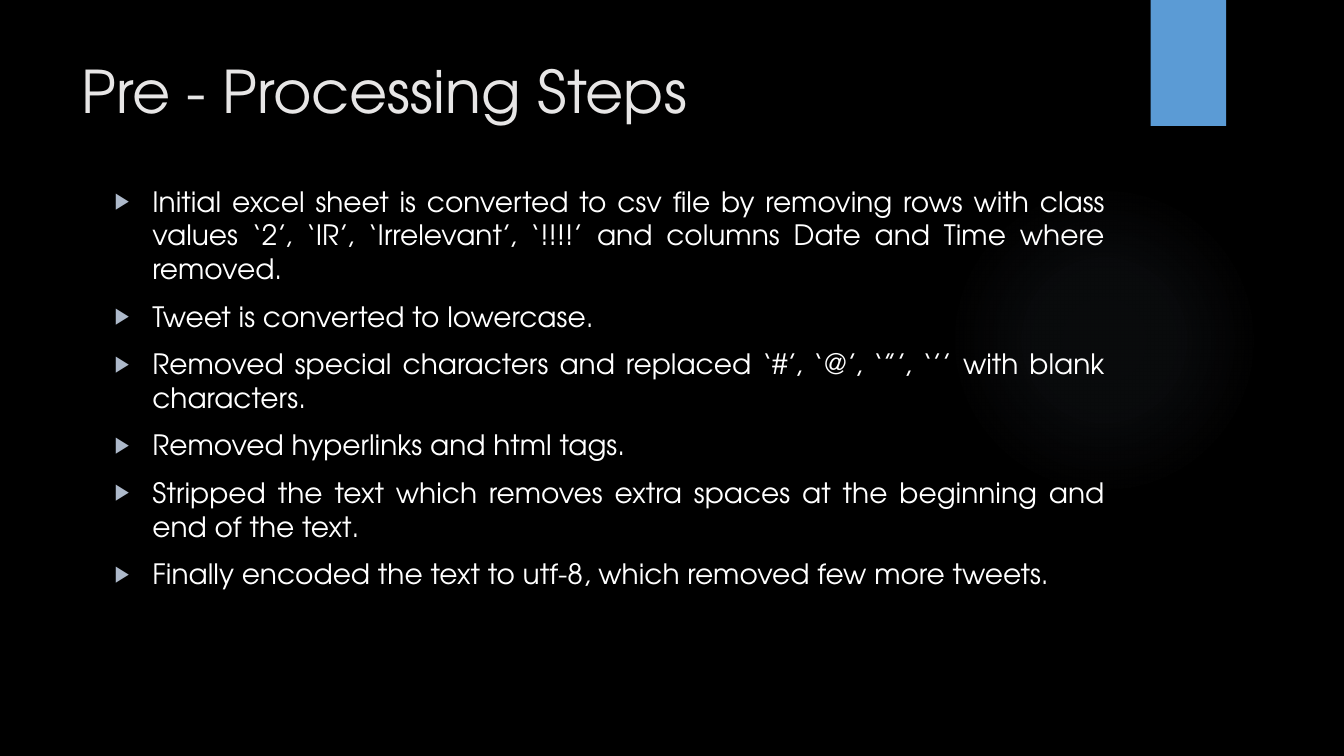
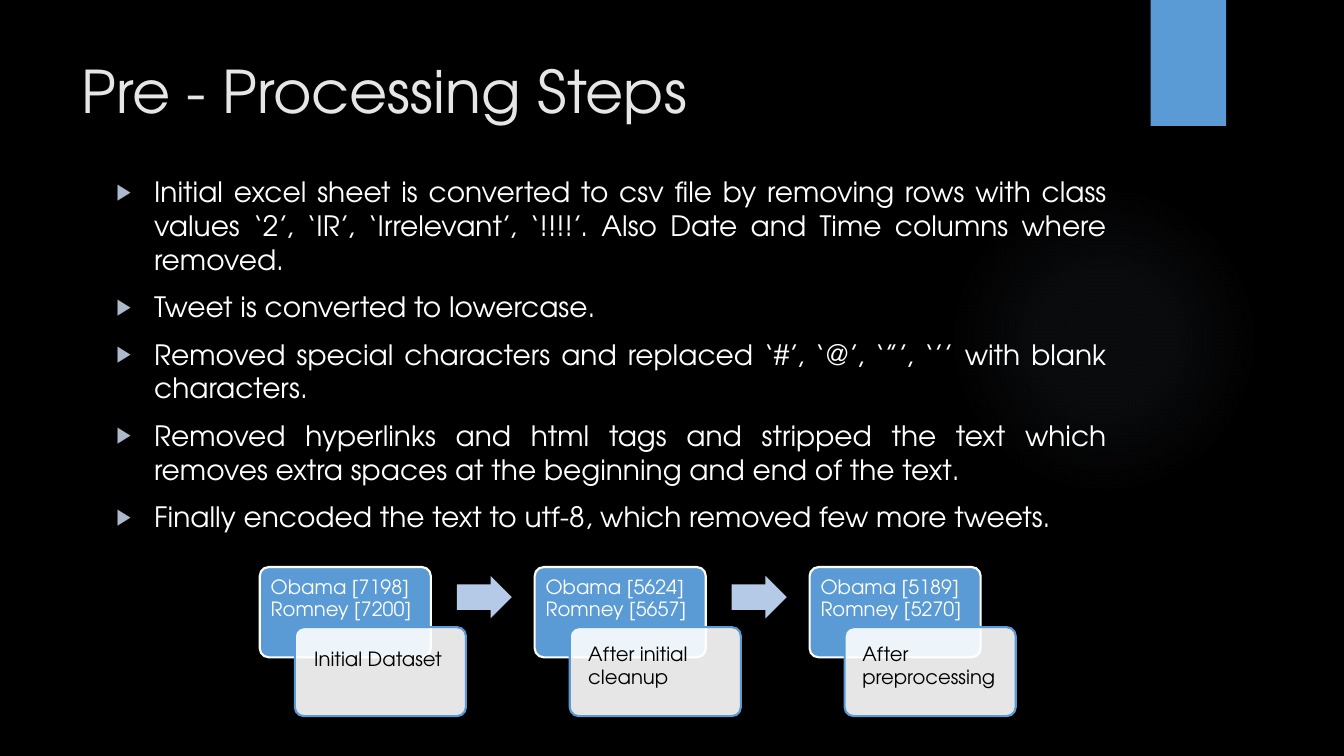
Before and after one commit to mkvalluri/cs583-project-2, a slide deck: slide 2 of docs/Presentation.pptx. Drawn at 1344x756 pixels with LibreOffice and Linux fonts; fonts in the diff are those of the drawing; background and template pictures are left out. Boxes give left, top, right and bottom in pixels: in the first picture for what was removed or moved away, otherwise in the second. Text is boxed around its words. In the diff, an @@ line names an element or a change of style, - is before the commit and + after.

```diff
--- a/docs/Presentation.pptx
+++ b/docs/Presentation.pptx
@@ text "Initial excel sheet is converted ...": place and size @@
-text "Initial excel sheet is converted ..." at (152,191,1105,590)
+text "Initial excel sheet is converted ..." at (154,181,1107,533)
@@ text at (154,181,1107,271): text changed @@
-▶ Initial excel sheet is converted to csv file by removing rows with class values ‘2’, ‘IR’, ‘Irrelevant’, ‘!!!!’ and columns Date and Time where removed.
+▶ Initial excel sheet is converted to csv file by removing rows with class values ‘2’, ‘IR’, ‘Irrelevant’, ‘!!!!’. Also Date and Time columns where removed.
@@ text at (154,425,1106,486): text changed @@
-▶ Removed hyperlinks and html tags.
-▶ Stripped the text which removes extra spaces at the beginning and end of the text.
+▶ Removed hyperlinks and html tags and stripped the text which removes extra spaces at the beginning and end of the text.
@@ group added at (260,568,1016,716): 6 rounded rectangles, 3 texts, 2 right arrows @@
+Obama [7198]
+Romney [7200]
+Obama [5624]
+Romney [5657]
+Obama [5189]
+Romney [5270]
@@ text added at (314,651,442,667), 14 pt, text #000000 @@
+Initial Dataset
@@ text added at (588,646,688,688), 14 pt, text #000000 @@
+After initial cleanup
@@ text added at (862,646,995,689), 14 pt, text #000000 @@
+After preprocessing
```
Also in this commit, not shown: 1 other slide changed, 6 other files.
